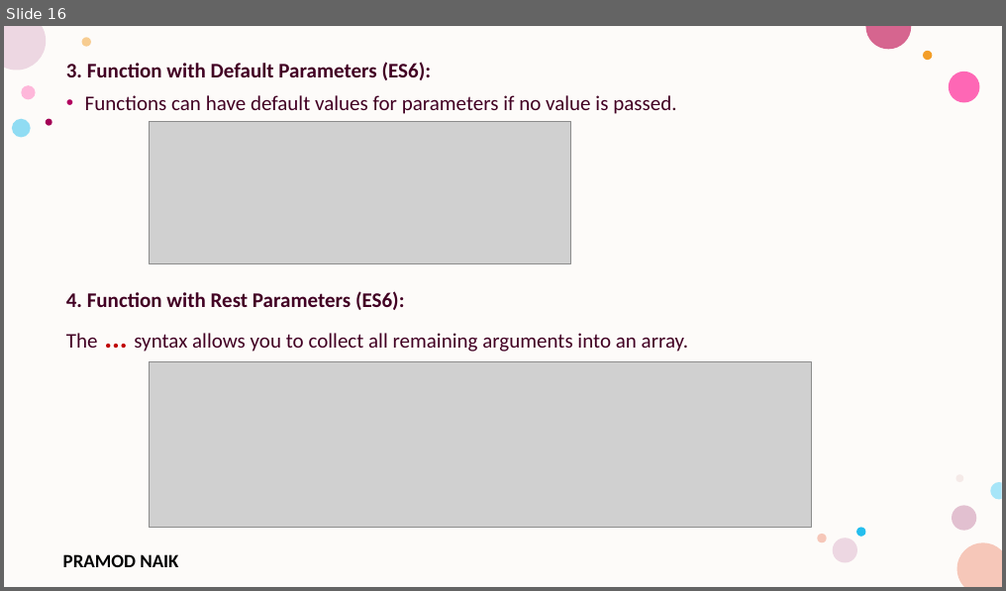
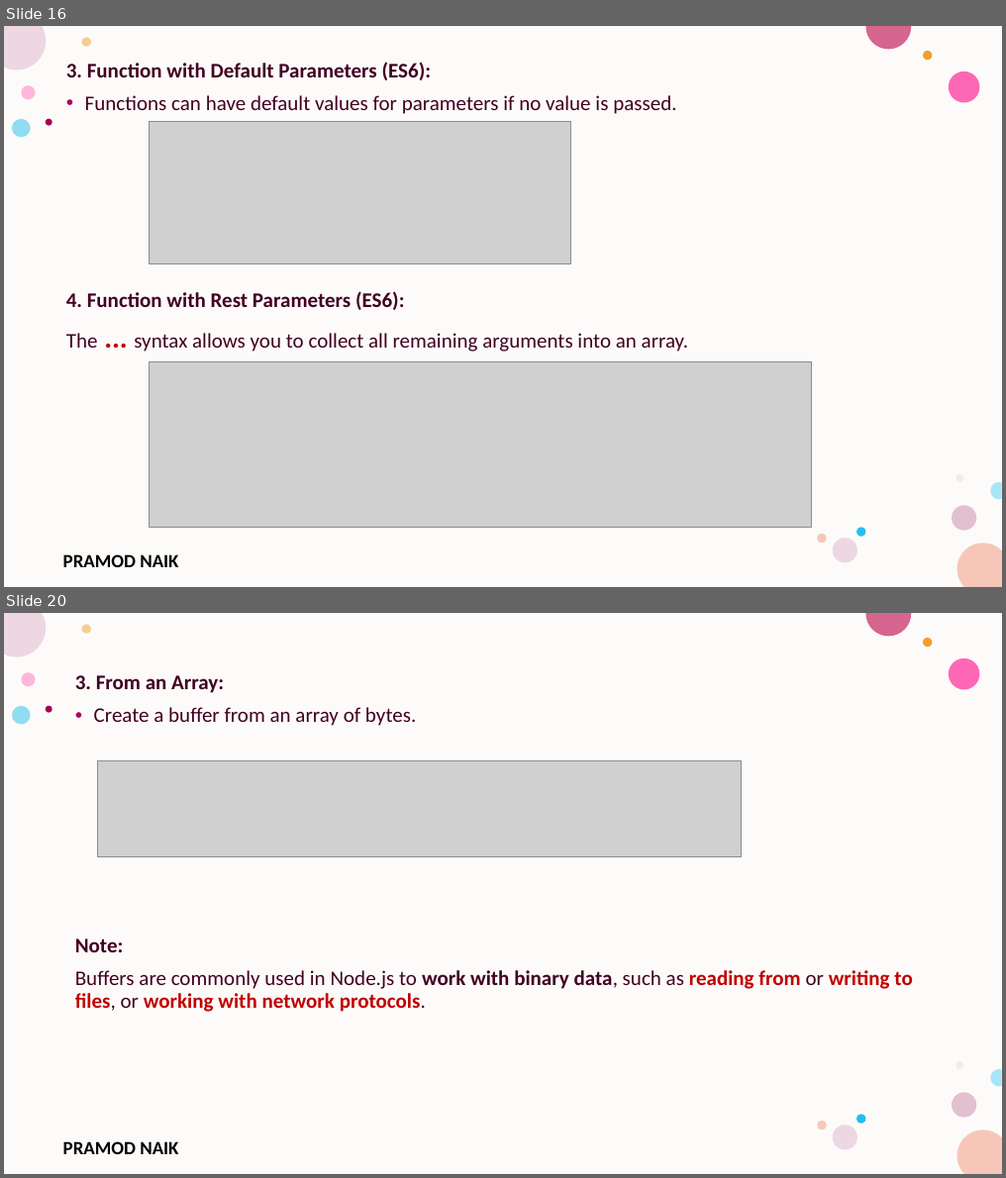
Before and after one commit to PRAMOD-VISHNU-NAIK/MCA-3rd-Sem-Srinivas-College, a slide deck: Theory CLass Notes/Unit-2.pptx. Shown one above the other, each under a label of ours: slide 16 before the commit, slides 16 and 20 after it; the slides between them are not shown. The pictures are 1006x591 and 1006x1178 pixels, drawn with LibreOffice and Linux fonts; fonts in the diff are those of the drawing; grey boxes stand for pictures; background and template pictures are left out. Boxes give left, top, right and bottom in pixels: in the first picture for what was removed or moved away, otherwise in the second. Text is boxed around its words. In the diff, an @@ line names an element or a change of style, - is before the commit and + after.

```diff
--- a/Theory CLass Notes/Unit-2.pptx
+++ b/Theory CLass Notes/Unit-2.pptx
@@ slide 20 added at (4,613,1002,1174), background #FFFFFF; not listed: 17 template elements that a slide beside it also shows @@
@@ text added at (75,675,912,1012), 20 pt, text #420023, bold @@
+3. From an Array:
+• Create a buffer from an array of bytes.
+Note:
+Buffers are commonly used in Node.js to work with binary data, such as reading from or writing to files, or working with network protocols.
@@ picture added at (98,761,741,858) @@
```
Also in this commit, not shown: 2 slides changed, 8 other slides added, 2 other files.
